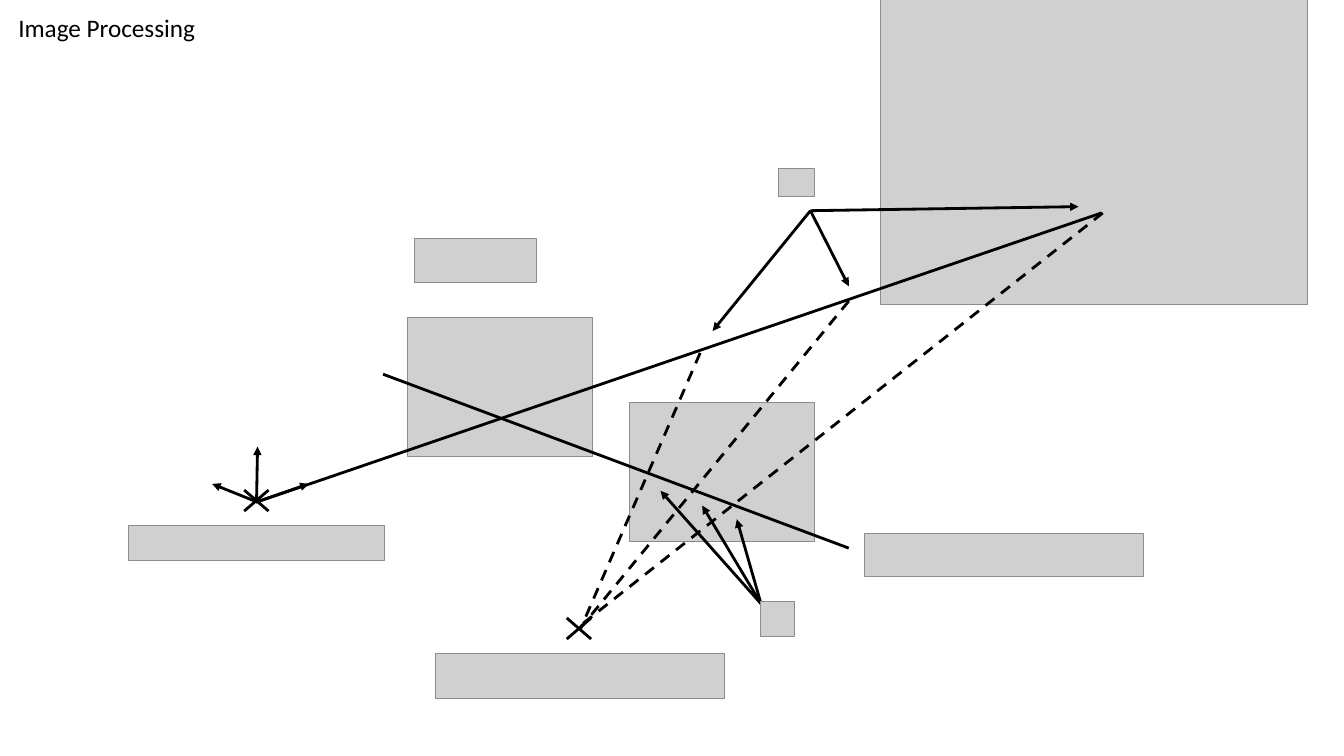
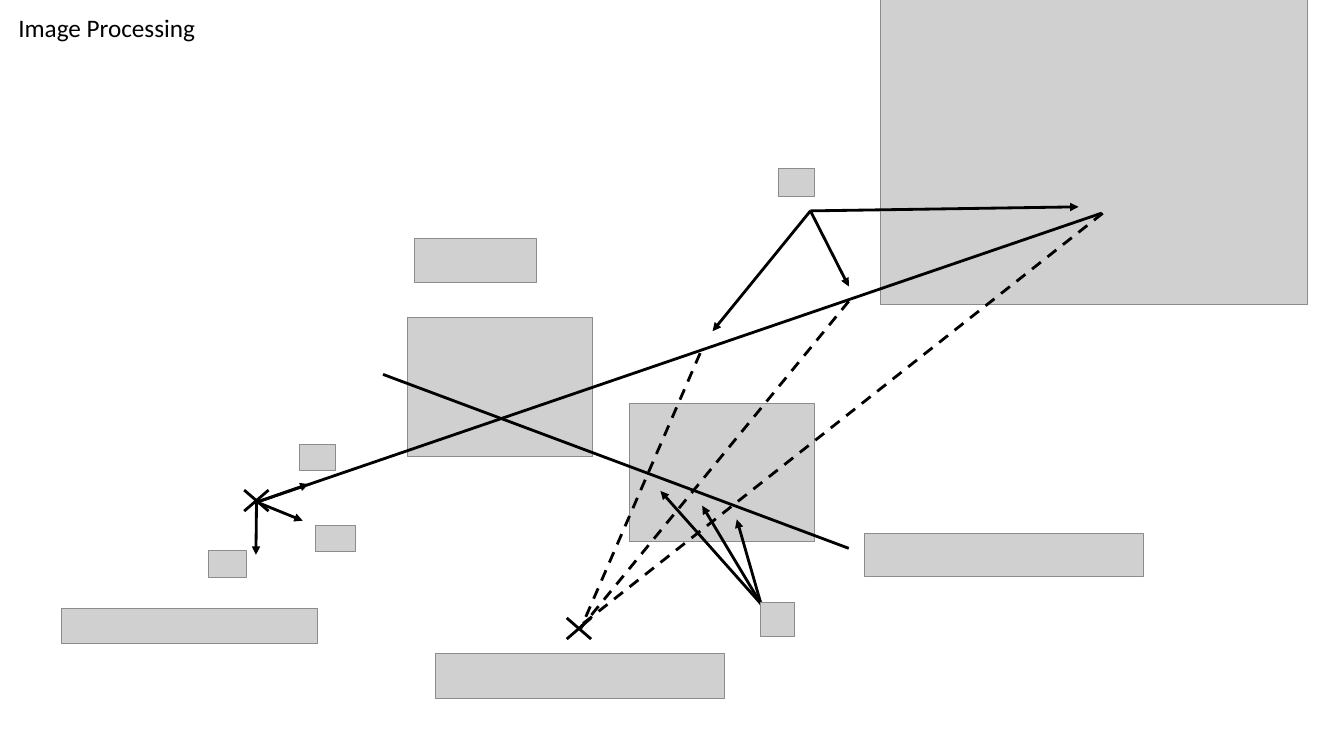
Before and after one commit to mhubii/masters_thesis, a slide deck: slide 10 of windows/masters_thesis_imgs.pptx. Drawn at 1344x756 pixels with LibreOffice and Linux fonts; fonts in the diff are those of the drawing; grey boxes stand for pictures; background and template pictures are left out. Boxes give left, top, right and bottom in pixels: in the first picture for what was removed or moved away, otherwise in the second. Text is boxed around its words. In the diff, an @@ line names an element or a change of style, - is before the commit and + after.

```diff
--- a/windows/masters_thesis_imgs.pptx
+++ b/windows/masters_thesis_imgs.pptx
@@ picture added at [299, 445, 336, 470] @@
@@ arrow moved from (257, 502) - (258, 447) to (257, 502) - (256, 555) @@
@@ arrow moved from (258, 502) - (213, 484) to (258, 502) - (302, 521) @@
@@ picture added at [316, 525, 356, 552] @@
@@ picture added at [208, 551, 246, 578] @@
@@ picture: place and size @@
-picture at [128, 525, 384, 561]
+picture at [62, 608, 318, 643]
```
Also in this commit, not shown: 1 slide added, 5 other files.
